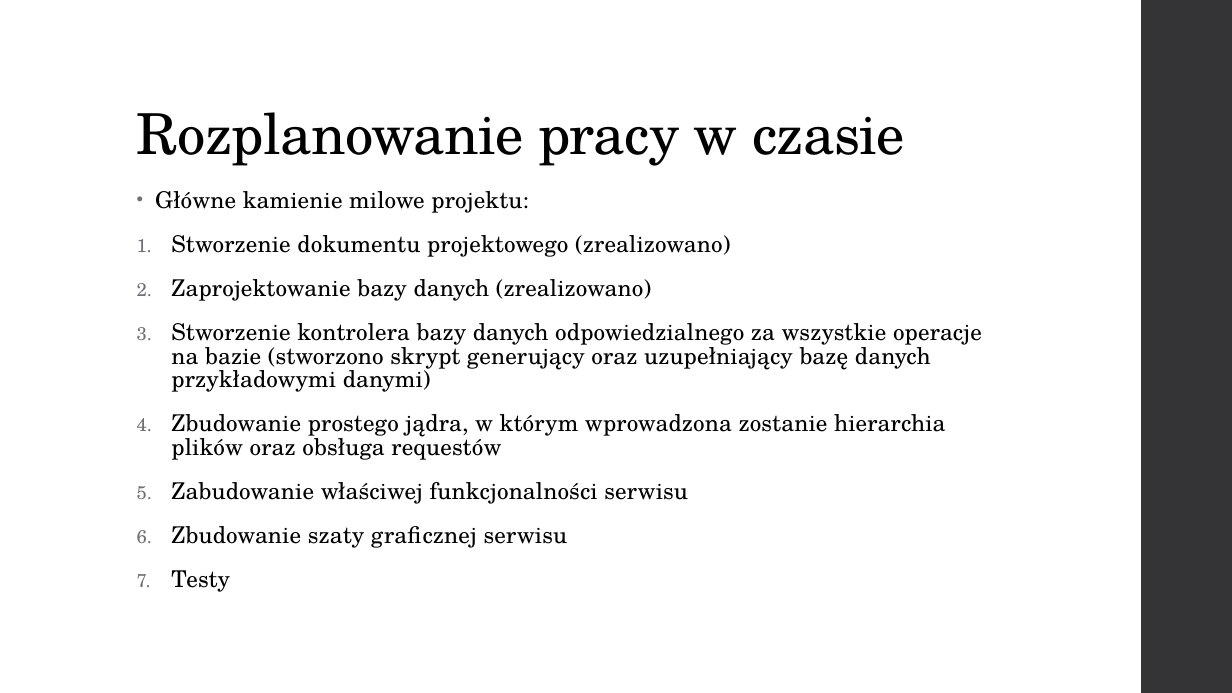
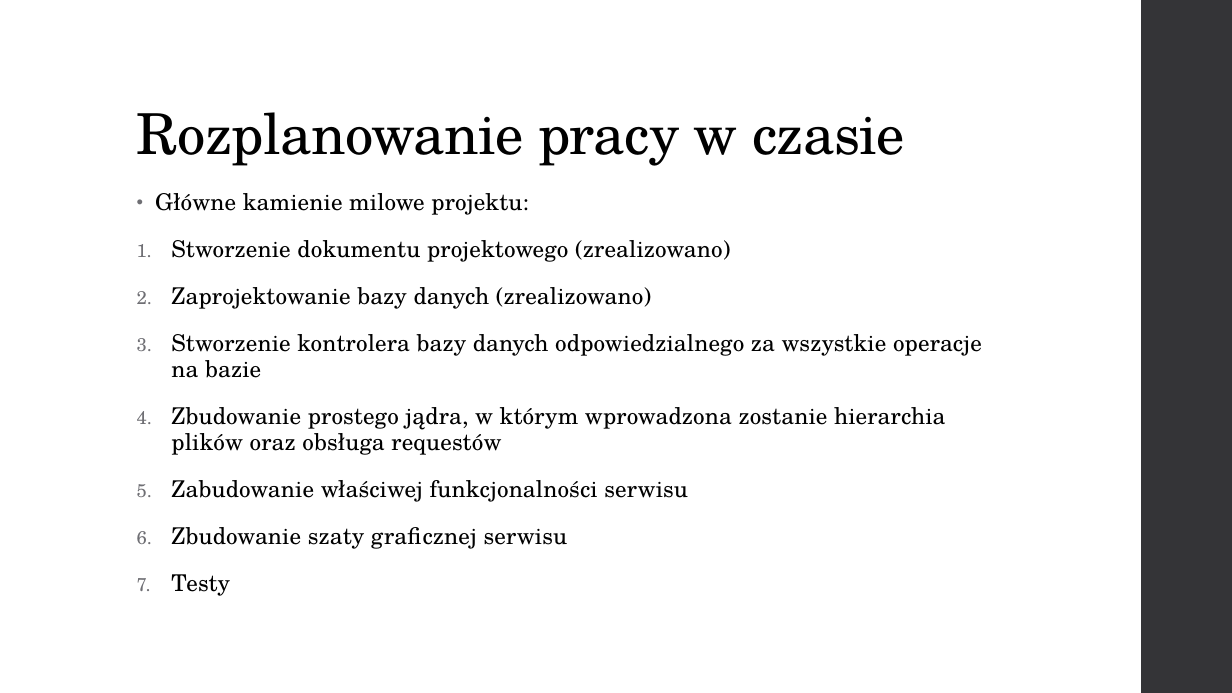
Before and after one commit to jpisula/Engineer_Thesis_Jakub_Pisula, a slide deck: slide 7 of Documentation/Project_presentation_1.pptx (slide 8 before the commit). Drawn at 1232x693 pixels with LibreOffice and Linux fonts; fonts in the diff are those of the drawing. Boxes give left, top, right and bottom in pixels: in the first picture for what was removed or moved away, otherwise in the second. Text is boxed around its words. In the diff, an @@ line names an element or a change of style, - is before the commit and + after.

```diff
--- a/Documentation/Project_presentation_1.pptx
+++ b/Documentation/Project_presentation_1.pptx
@@ text at (x1=155, y1=193, x2=945, y2=596): line spacing 0.85 to 0.95 @@
@@ text at (x1=171, y1=334, x2=982, y2=378): text changed @@
-3. Stworzenie kontrolera bazy danych odpowiedzialnego za wszystkie operacje na bazie (stworzono skrypt generujący oraz uzupełniający bazę danych przykładowymi danymi)
+3. Stworzenie kontrolera bazy danych odpowiedzialnego za wszystkie operacje na bazie
```
Also in this commit, not shown: 1 other slide changed, 1 slide added, 2 slides removed, 1 other file.
